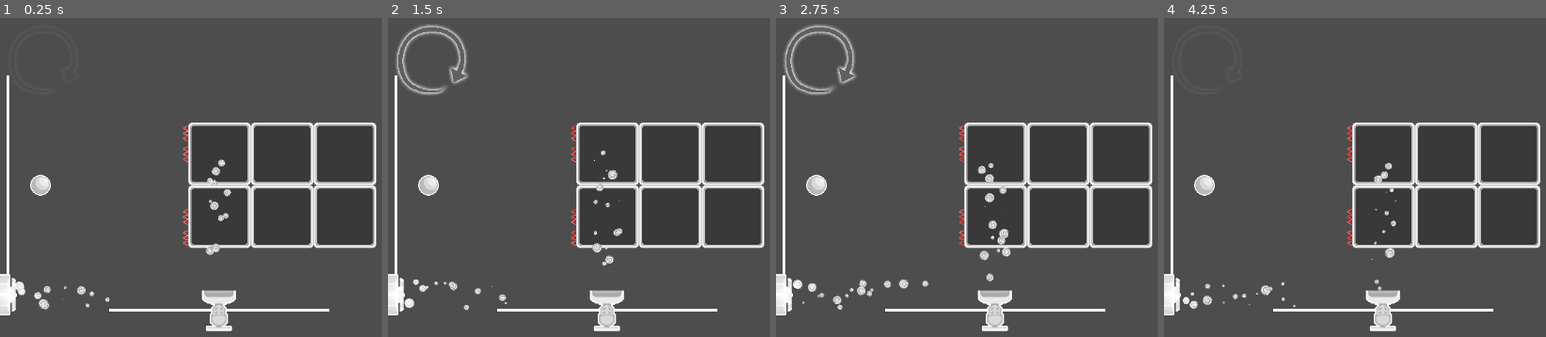
Above: before the commit, frames 1-4 (left to right).
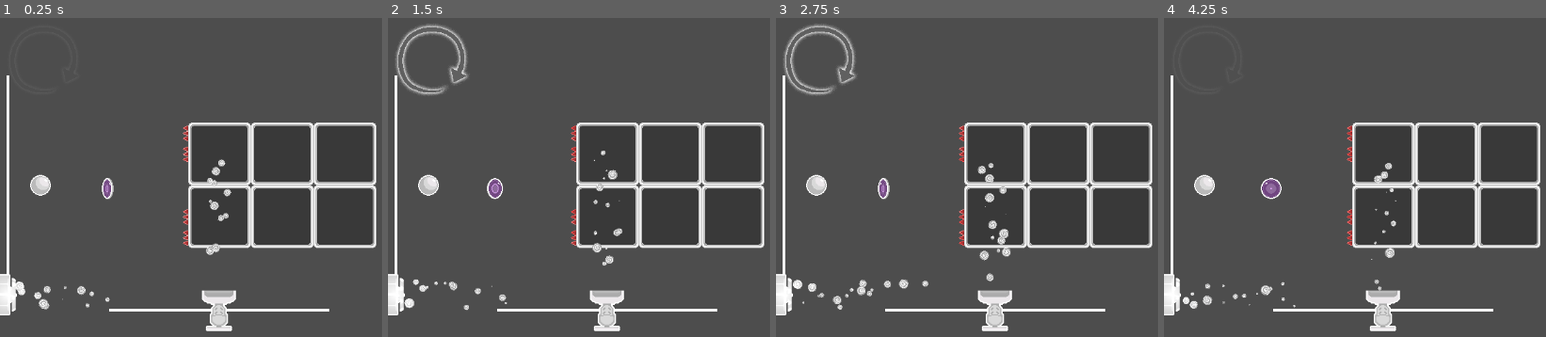
Above: after the commit, the same moments.

Repository: corpusCallosotomy/jamfest2024
Game: Godot game, scene res://scenes/levels/test/spiketest.tscn
Two runs of this game, one before a commit and one after it. Both use one fixed random seed, a clock stepped at 60 frames per second and the inputs below. This scene is started directly instead of the project's main scene. The engine's default icon, where the game draws it, is replaced by a stand-in: a white triangle on a blue panel in a dark square.
Inputs (mouse positions are in pixels of both pictures, inside the frame that each line leads up to):
- Up to frame 1 (0.25 s): no input
- Up to frame 2 (1.5 s): click (430, 59) at 0.5 s; click (430, 59) at 1.25 s
- Up to frame 3 (2.75 s): click (818, 59) at 2 s
- Up to frame 4 (4.25 s): move the mouse to (outside the picture) at 2.77 s; move the mouse to (1389, 250) at 3.52 s

The runs differ from the first frame. In frame 1, 0.2% of the frame differs, in the area x 26-30%, y 50-57%; in frame 2, 0.2%; in frame 3, 0.2%; in frame 4, 0.3%, in the area x 25-31%, y 50-57%.

Commit message:
Coin VFX and Menu Script Tweak
removed old unused functions for non texture buttons

Diff:
--- a/Ethan Contributions/assets/coin_animated.tscn
+++ b/Ethan Contributions/assets/coin_animated.tscn
@@ -95,9 +95,7 @@
 }]
 
 [node name="coin_animated" type="AnimatedSprite2D"]
-position = Vector2(694, 498)
 sprite_frames = SubResource("SpriteFrames_6jmjb")
 autoplay = "default"
 frame_progress = 0.857981
 speed_scale = 1.4
-offset = Vector2(-160, -226)
--- a/scenes/CoinParticle.tscn
+++ b/scenes/CoinParticle.tscn
@@ -1,23 +1,19 @@
 [gd_scene load_steps=3 format=3 uid="uid://gt2rhafcslbq"]
 
-[ext_resource type="Texture2D" uid="uid://bg357dcghotce" path="res://sprites/BallShardParticle.png" id="1_n7y75"]
+[ext_resource type="Texture2D" uid="uid://brqaobaqh3luf" path="res://sprites/CoinShineParticleColored.png" id="1_vt816"]
 
 [sub_resource type="ParticleProcessMaterial" id="ParticleProcessMaterial_7s8s4"]
 particle_flag_disable_z = true
-angle_min = 1.07288e-05
-angle_max = 360.0
-angular_velocity_min = -1.60933e-05
-angular_velocity_max = 218.67
-radial_velocity_min = 155.56
-radial_velocity_max = 266.67
-gravity = Vector3(0, 98, 0)
+radial_velocity_min = 24.73
+radial_velocity_max = 56.73
+gravity = Vector3(0, 0, 0)
 scale_min = 0.5
 scale_max = 0.5
 
 [node name="GPUParticles2D" type="GPUParticles2D"]
 emitting = false
-amount = 16
+amount = 6
 process_material = SubResource("ParticleProcessMaterial_7s8s4")
-texture = ExtResource("1_n7y75")
-lifetime = 0.2
+texture = ExtResource("1_vt816")
+lifetime = 0.5
 one_shot = true
--- a/scenes/Collectible.tscn
+++ b/scenes/Collectible.tscn
@@ -1,22 +1,17 @@
 [gd_scene load_steps=4 format=3 uid="uid://cysvxlblv64ro"]
 
 [ext_resource type="Script" path="res://scripts/elements/collectible.gd" id="1_l2knk"]
-[ext_resource type="Texture2D" uid="uid://bfskvr0q2nox1" path="res://icon.svg" id="2_86fm2"]
+[ext_resource type="PackedScene" uid="uid://cirjp4ul5rqfd" path="res://Ethan Contributions/assets/coin_animated.tscn" id="3_b17xi"]
 
 [sub_resource type="CircleShape2D" id="CircleShape2D_bagel"]
 radius = 15.1327
 
-[node name="Collectible" type="Node2D"]
+[node name="Area2D" type="Area2D" groups=["coin"]]
 script = ExtResource("1_l2knk")
 
-[node name="Area2D" type="Area2D" parent="." groups=["coin"]]
-
-[node name="CollisionShape2D" type="CollisionShape2D" parent="Area2D"]
+[node name="CollisionShape2D" type="CollisionShape2D" parent="."]
 shape = SubResource("CircleShape2D_bagel")
 
-[node name="Icon" type="Sprite2D" parent="Area2D"]
-position = Vector2(0.999975, 0.99999)
-scale = Vector2(0.15625, 0.15625)
-texture = ExtResource("2_86fm2")
+[node name="coin_animated" parent="." instance=ExtResource("3_b17xi")]
 
-[connection signal="body_entered" from="Area2D" to="." method="_on_area_2d_body_entered"]
+[connection signal="body_entered" from="." to="." method="_on_body_entered"]
--- a/scenes/levels/test/spiketest.tscn
+++ b/scenes/levels/test/spiketest.tscn
@@ -1,10 +1,11 @@
-[gd_scene load_steps=6 format=4 uid="uid://damcuj6ijp7g3"]
+[gd_scene load_steps=7 format=4 uid="uid://damcuj6ijp7g3"]
 
 [ext_resource type="TileSet" uid="uid://d2c752v8cxt3e" path="res://Ethan Contributions/assets/tilesets/walltiles.tres" id="1_soyy2"]
 [ext_resource type="PackedScene" uid="uid://3jqgvtuyggbp" path="res://scenes/fan.tscn" id="2_mitpw"]
 [ext_resource type="PackedScene" uid="uid://dwqtxc4608rsh" path="res://scenes/ball.tscn" id="3_42cu5"]
 [ext_resource type="PackedScene" uid="uid://k210ejdc2pu1" path="res://scenes/vacuum.tscn" id="4_4vt46"]
 [ext_resource type="PackedScene" uid="uid://weyi04tb1lql" path="res://scenes/finish.tscn" id="5_pbktd"]
+[ext_resource type="PackedScene" uid="uid://cysvxlblv64ro" path="res://scenes/Collectible.tscn" id="6_j7ncm"]
 
 [node name="Node2D" type="Node2D"]
 
@@ -28,3 +29,6 @@
 
 [node name="Finish" parent="." instance=ExtResource("5_pbktd")]
 position = Vector2(208, 415)
+
+[node name="Collectible" parent="." instance=ExtResource("6_j7ncm")]
+position = Vector2(165, 262)
--- a/scripts/elements/ball.gd
+++ b/scripts/elements/ball.gd
@@ -28,7 +28,7 @@
 		instance.emitting = true
 
 		print("it was a spike")
-		reset_state = true
+		resetme()
 	else:
 		var ImpactParticle = preload("res://scenes/ImpactParticle.tscn")
 		var instance = ImpactParticle.instantiate()
--- a/scripts/elements/collectible.gd
+++ b/scripts/elements/collectible.gd
@@ -1,6 +1,8 @@
 extends Node2D
 
 var collected = false
+var ImpactParticle = load("res://scenes/CoinParticle.tscn")
+
 
 # Called when the node enters the scene tree for the first time.
 func _ready() -> void:
@@ -12,13 +14,21 @@
 	pass
 
 
-func _on_area_2d_body_entered(body: Node2D) -> void:
+func resetme():
+	print("Reseting Coin")
+	collected=false
+	self.visible=true
+
+
+func _on_body_entered(body: Node2D) -> void:
 	if body.is_in_group("ball"):
 		if collected==false:
 
+			var CoinParticle = preload("res://scenes/CoinParticle.tscn")
+			var instance = CoinParticle.instantiate()
+			get_tree().root.add_child(instance)
+			instance.global_position = self.position
+			instance.emitting = true
+
 			collected=true
-			$Area2D.visible=false
-
-func resetme():
-	collected=false
-	$Area2D.visible=true
+			self.visible=false
--- a/scripts/menu.gd
+++ b/scripts/menu.gd
@@ -19,55 +19,6 @@
 # Called every frame. 'delta' is the elapsed time since the previous frame.
 func _process(_delta: float) -> void:
 	pass
-
-
-func _on_start_button_pressed() -> void:
-	buttonSFX.playing = true
-	LevelSelect.show()
-	Menu.hide()
-	Credits.hide()
-
-func _on_credits_button_pressed() -> void:
-	buttonSFX.playing = true
-	Credits.show()
-	Menu.hide()
-	LevelSelect.hide()
-
-func _on_back_button_pressed() -> void:
-	buttonSFX.playing = true
-	Menu.show()
-	LevelSelect.hide()
-	Credits.hide()
-
-func _on_quit_button_pressed() -> void:
-	buttonSFX.playing = true
-	get_tree().quit()
-
-func _on_level_1_button_pressed() -> void:
-	buttonSFX.playing = true
-	#var lvl1instance = lvl1.instantiate()
-	#get_tree().root.add_child(lvl1instance)
-	#queue_free()
-	get_tree().change_scene_to_packed(lvl1)
-
-
-func _on_level_2_button_pressed() -> void:
-	buttonSFX.playing = true
-	get_tree().root.add_child(lvl2.instantiate())
-	queue_free()
-
-
-func _on_level_3_button_pressed() -> void:
-	buttonSFX.playing = true
-	get_tree().root.add_child(lvl3.instantiate())
-	queue_free()
-
-
-func _on_level_4_button_pressed() -> void:
-	buttonSFX.playing = true
-	get_tree().root.add_child(lvl4.instantiate())
-	queue_free()
-
 
 func _on_level_1_texture_button_pressed() -> void:
 	buttonSFX.playing = true
